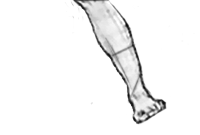
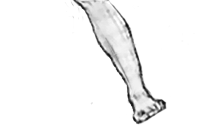
Two versions of the same layered image (200 × 135). Layer-by-layer changes:
renamed "Calque 3" to "Calque 4", painted on it over (75, 0, 144, 100)
